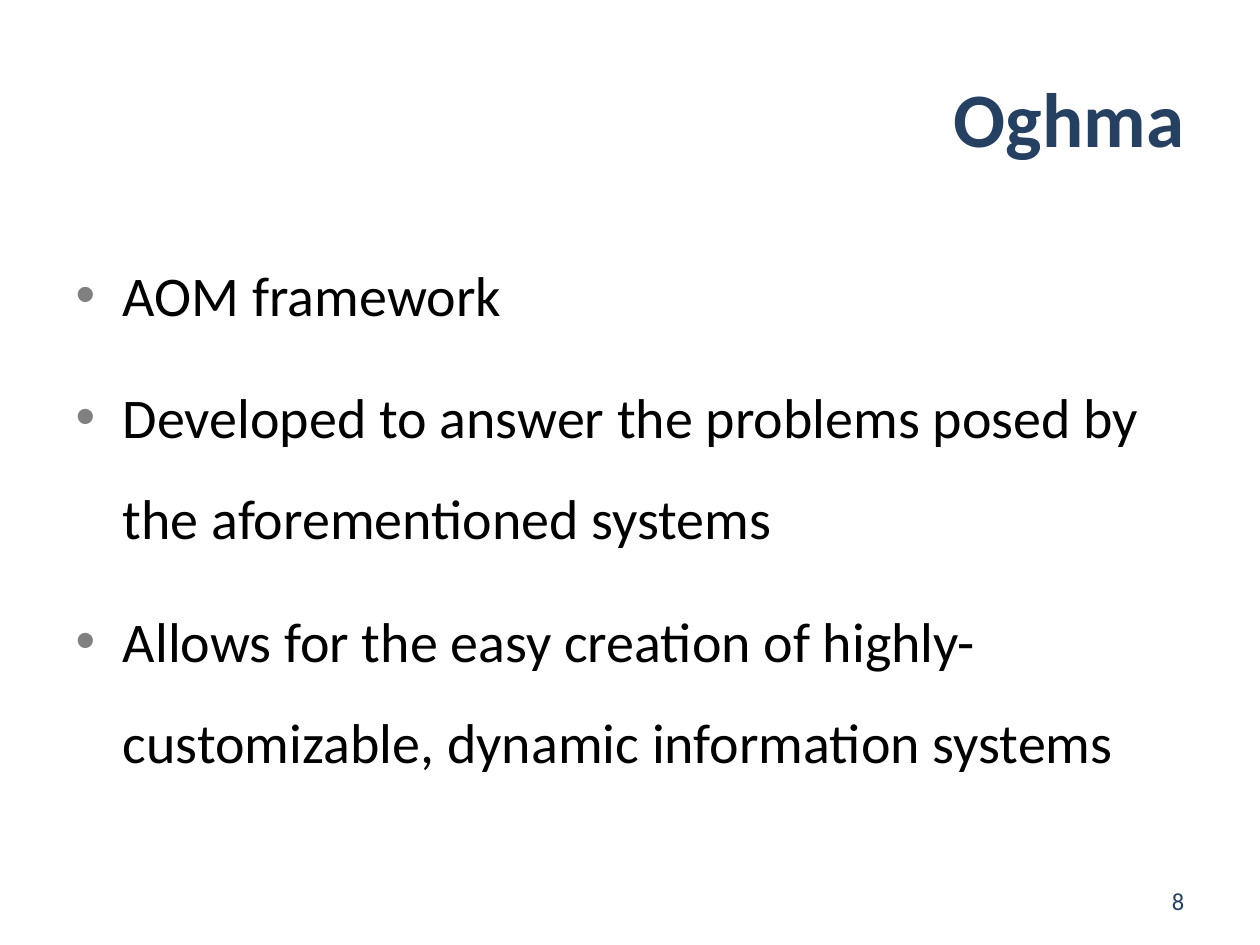
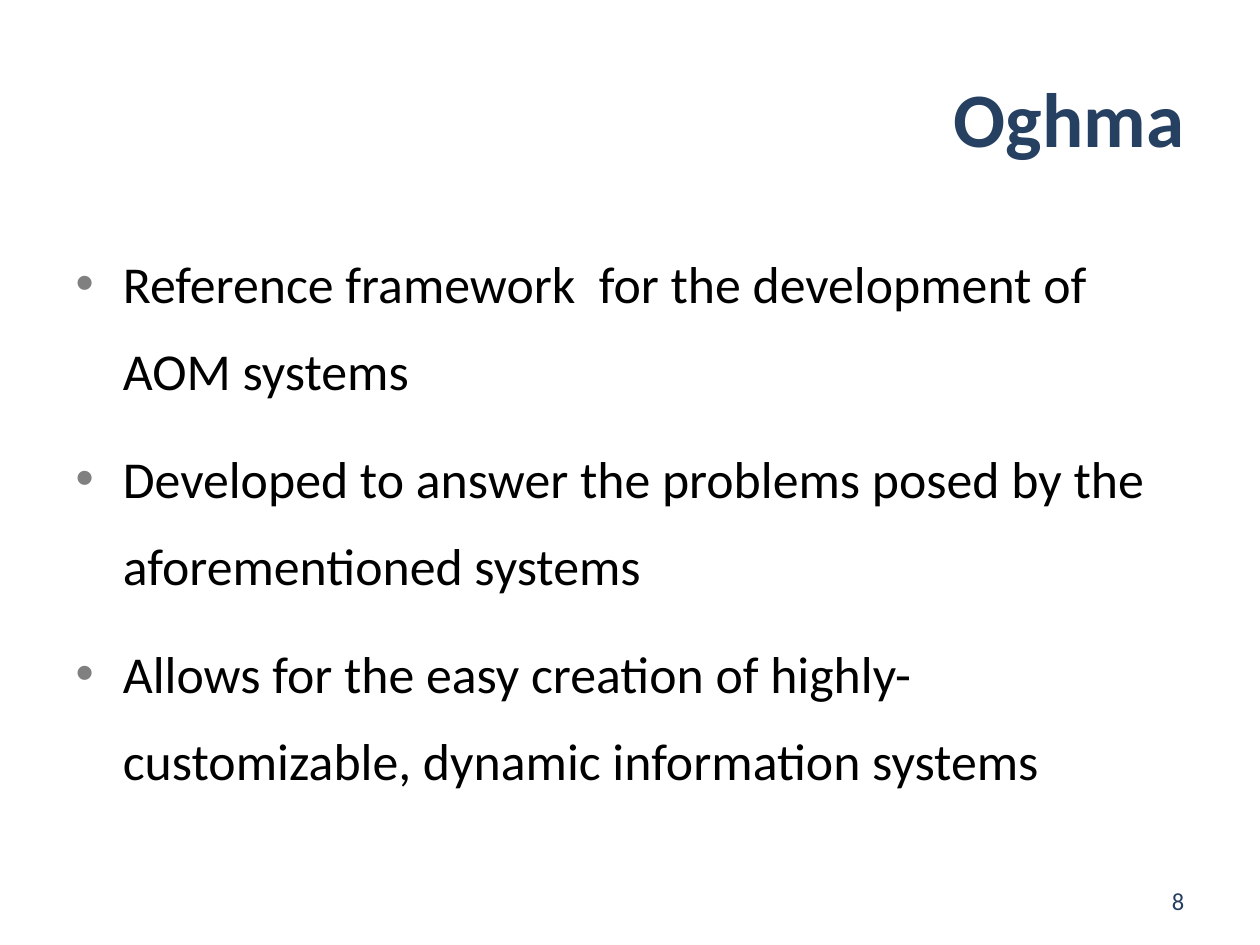
Before and after one commit to jgradim/thesis, a slide deck: slide 8 of presentations/pdis2.pptx. Drawn at 1260x945 pixels with LibreOffice and Linux fonts; fonts in the diff are those of the drawing. Boxes give left, top, right and bottom in pixels: in the first picture for what was removed or moved away, otherwise in the second. Text is boxed around its words. In the diff, an @@ line names an element or a change of style, - is before the commit and + after.

```diff
--- a/presentations/pdis2.pptx
+++ b/presentations/pdis2.pptx
@@ text at box(123, 267, 1086, 399): text changed; size 32 to 29.6 pt @@
-• AOM framework
+• Reference framework for the development of AOM systems
@@ text at box(123, 462, 1144, 789): size 32 to 29.6 pt in "Developed to answer the problems posed by ...", "Allows for the easy creation of highly-customizable, ..."; line spacing 1.5 to 1.4 @@
```
Also in this commit, not shown: 5 other slides changed, 1 other file.
